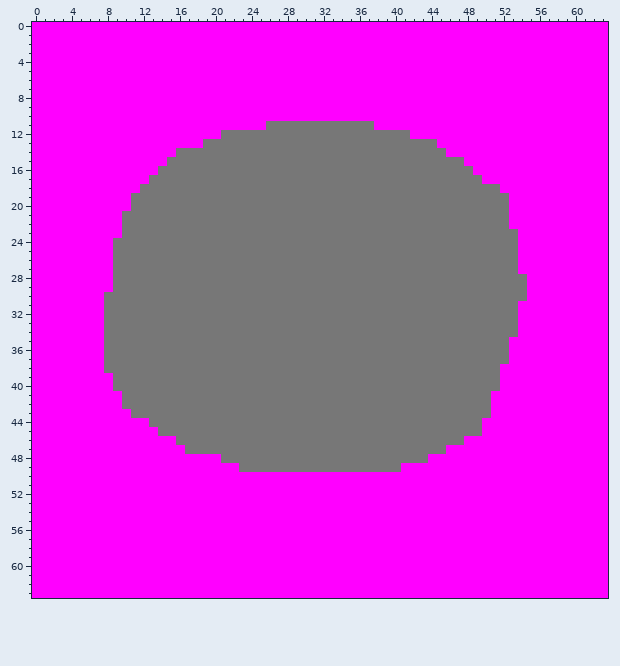
Two versions of one pixel-art sprite, assets/rock.png. The picture above was drawn from the file before the commit.
The file is 64x64 pixels.
After:
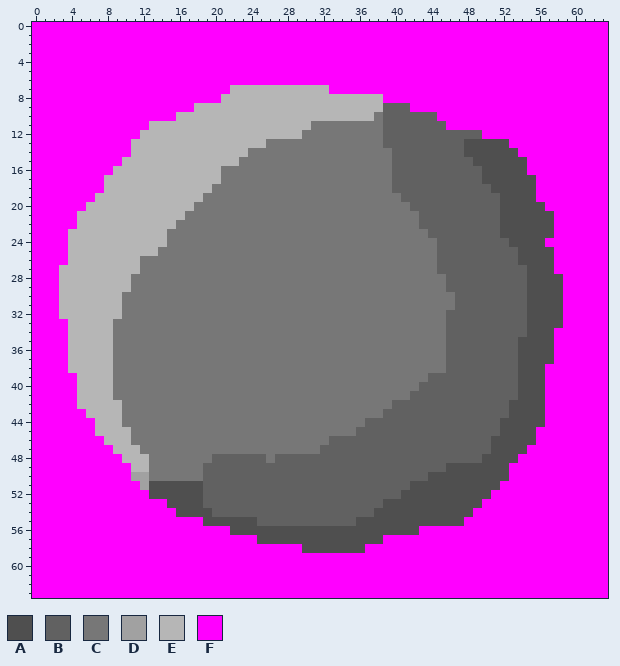
Palette (. is transparent): A #4f4f4f  B #616161  C #777777  D #a1a1a1  E #b6b6b6  F #ff00ff
Diff:
Changed rows in their new state; - is an unchanged pixel.
first column x 3:
 7 -------------------EEEEEEEEEEE--------------------------
 8 ------------------EEEEEEEEEEEEEEEEEE--------------------
 9 ---------------EEEEEEEEEEEEEEEEEEEEEBBB-----------------
10 -------------EEEEEEEEEEEEEEEEEEEEEECBBBBBB--------------
11 ----------EEEEEEEEEEEEEEEEEE-------CBBBBBBB-------------
12 ---------EEEEEEEEEEEEEEEEEE---------BBBBBBBBBBB---------
13 --------EEEEEEEEEEEEEEE-------------BBBBBBBBBAAAAA------
14 --------EEEEEEEEEEEEE----------------BBBBBBBBAAAAAA-----
15 -------EEEEEEEEEEEEE-----------------BBBBBBBBBAAAAAA----
16 ------EEEEEEEEEEEE-------------------BBBBBBBBBBAAAAA----
17 -----EEEEEEEEEEEEE-------------------BBBBBBBBBBAAAAAA---
18 -----EEEEEEEEEEEE--------------------BBBBBBBBBBBAAAAA---
19 ----EEEEEEEEEEEE----------------------BBBBBBBBBBBAAAA---
20 ---EEEEEEEEEEEE------------------------BBBBBBBBBBAAAAA--
21 --EEEEEEEEEEEE--------------------------BBBBBBBBBAAAAAA-
22 --EEEEEEEEEEE---------------------------BBBBBBBBBAAAAAA-
23 -EEEEEEEEEEE-----------------------------BBBBBBBBAAAAAA-
24 -EEEEEEEEEEE------------------------------BBBBBBBBAAAA--
25 -EEEEEEEEEE-------------------------------BBBBBBBBBAAAA-
26 -EEEEEEEE---------------------------------BBBBBBBBBAAAA-
27 EEEEEEEEE---------------------------------BBBBBBBBBBAAA-
28 EEEEEEEE-----------------------------------BBBBBBBBBAAAA
29 EEEEEEEE-----------------------------------BBBBBBBBBAAAA
30 EEEEEEE-------------------------------------BBBBBBBBAAAA
31 EEEEEEE-------------------------------------BBBBBBBBAAAA
32 EEEEEEE------------------------------------BBBBBBBBBAAAA
33 -EEEEE-------------------------------------BBBBBBBBBAAAA
34 -EEEEE-------------------------------------BBBBBBBBBAAA-
35 -EEEEE-------------------------------------BBBBBBBBAAAA-
36 -EEEEE-------------------------------------BBBBBBBBAAAA-
37 -EEEEE-------------------------------------BBBBBBBBAAAA-
38 -EEEEE-------------------------------------BBBBBBBBAAA--
39 --EEEE-----------------------------------BBBBBBBBBBAAA--
40 --EEEE----------------------------------BBBBBBBBBBBAAA--
41 --EEEEC--------------------------------BBBBBBBBBBBBAAA--
42 --EEEEE------------------------------BBBBBBBBBBBBBAAAA--
43 ---EEEEC----------------------------BBBBBBBBBBBBBBAAAA--
44 ----EEECCC------------------------BBBBBBBBBBBBBBBAAAAA--
45 ----EEEECCC----------------------BBBBBBBBBBBBBBBBAAAA---
46 -----EEECCCCC-----------------BBBBBBBBBBBBBBBBBBAAAAA---
47 ------EEECCCCC---------------BBBBBBBBBBBBBBBBBBBAAAA----
48 -------EEECCCCCCCBBBBBB-BBBBBBBBBBBBBBBBBBBBBBBAAAA-----
49 --------EECCCCCCBBBBBBBBBBBBBBBBBBBBBBBBBBBAAAAAAA------
50 --------DDCCCCCCBBBBBBBBBBBBBBBBBBBBBBBBBAAAAAAAAA------
51 ---------DAAAAAABBBBBBBBBBBBBBBBBBBBBBBAAAAAAAAAA-------
52 ----------AAAAAABBBBBBBBBBBBBBBBBBBBBBAAAAAAAAAA--------
53 ------------AAAABBBBBBBBBBBBBBBBBBBBAAAAAAAAAAA---------
54 -------------AAAABBBBBBBBBBBBBBBBBBAAAAAAAAAAA----------
55 ----------------AAAAAABBBBBBBBBBBAAAAAAAAAAAA-----------
56 -------------------AAAAAAAAAAAAAAAAAAAAA----------------
57 ----------------------AAAAAAAAAAAAAA--------------------
58 ---------------------------AAAAAAA----------------------
